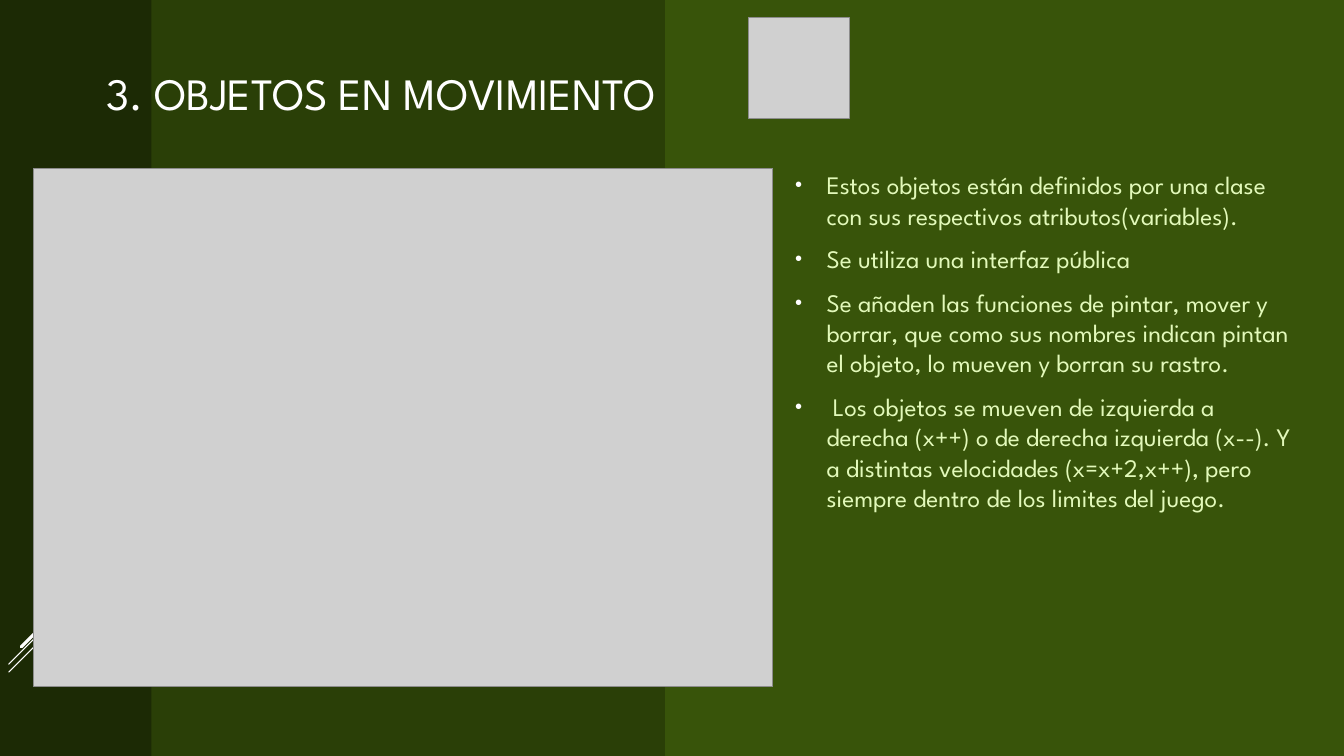
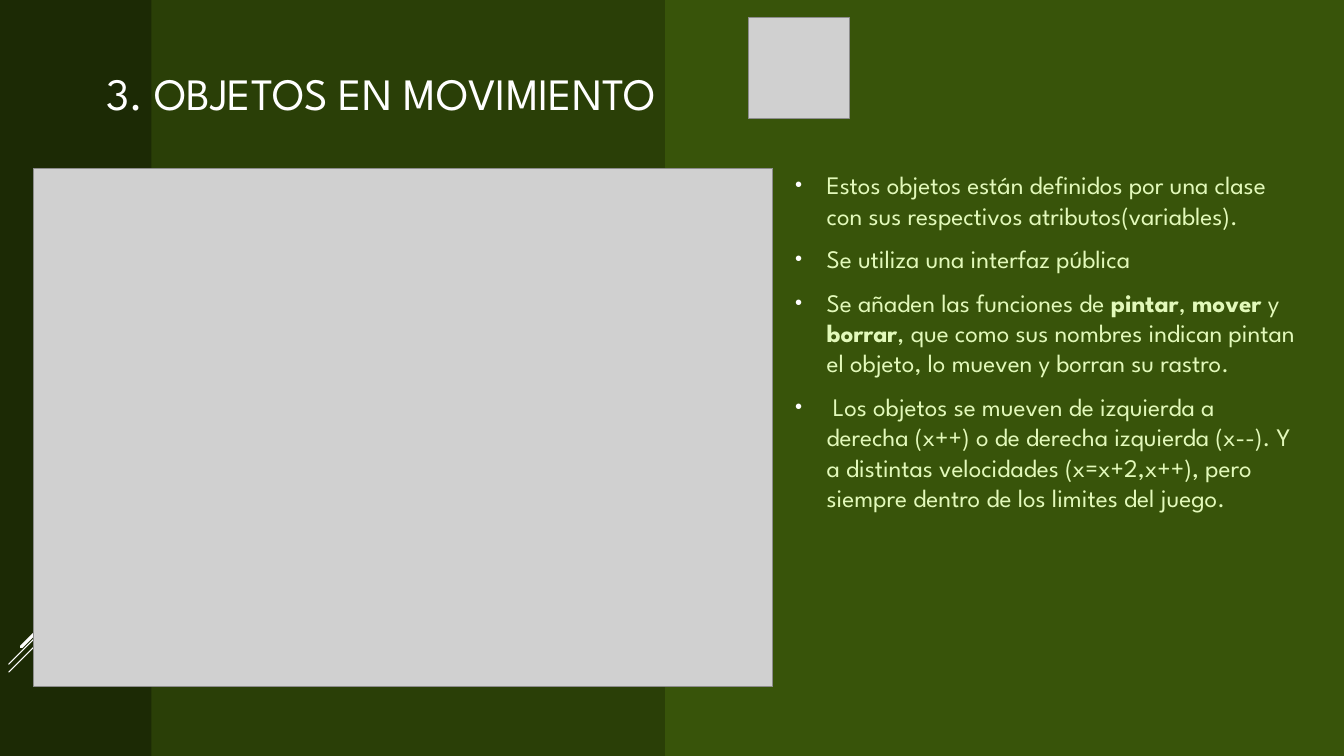
Before and after one commit to aigora/twA109_1920-camara-termica, a slide deck: slide 5 of CROSS the road.pptx. Drawn at 1344x756 pixels with LibreOffice and Linux fonts; fonts in the diff are those of the drawing; grey boxes stand for pictures. Boxes give left, top, right and bottom in pixels: in the first picture for what was removed or moved away, otherwise in the second. Text is boxed around its words. In the diff, an @@ line names an element or a change of style, - is before the commit and + after.

```diff
--- a/CROSS the road.pptx
+++ b/CROSS the road.pptx
@@ text at (827,294,1294,378): bold on in "pintar, mover borrar," @@
```
Also in this commit, not shown: 4 other slides changed.
